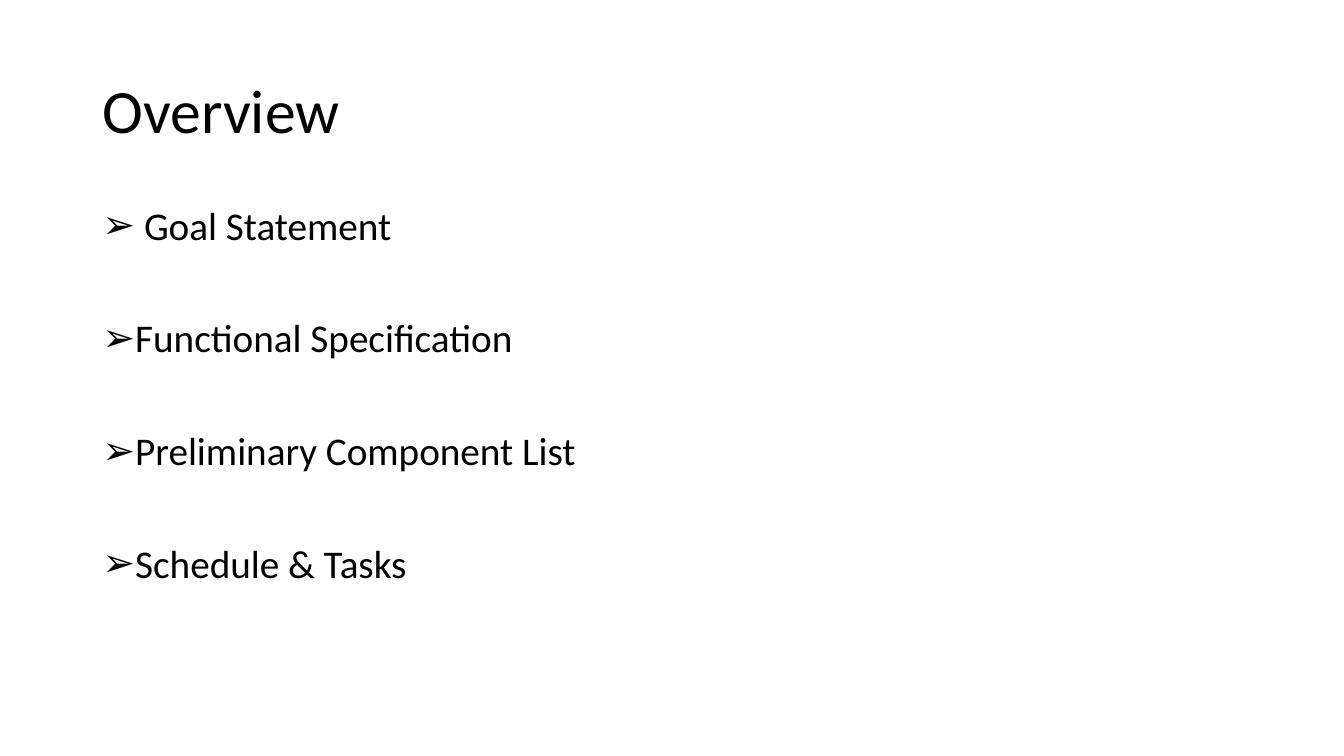
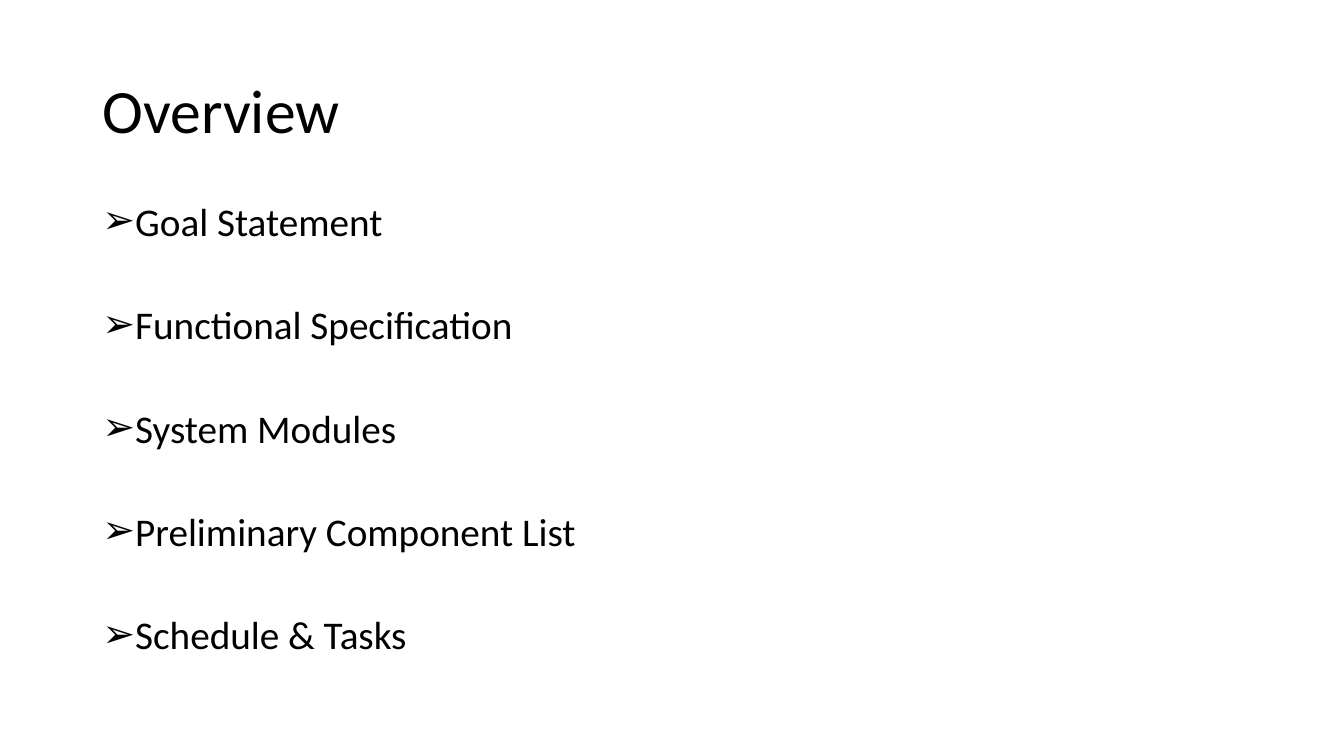
Before and after one commit to hpetre/COEN-6711, a slide deck: slide 2 of Documents/project_proposal_FINAL.pptx. Drawn at 1344x756 pixels with LibreOffice and Linux fonts; fonts in the diff are those of the drawing. Boxes give left, top, right and bottom in pixels: in the first picture for what was removed or moved away, otherwise in the second. Text is boxed around its words. In the diff, an @@ line names an element or a change of style, - is before the commit and + after.

```diff
--- a/Documents/project_proposal_FINAL.pptx
+++ b/Documents/project_proposal_FINAL.pptx
@@ text at box(135, 208, 575, 650): line spacing 0.9 to 0.8 @@
@@ text at box(135, 415, 396, 450): paragraph added @@
+➢ System Modules
```
Also in this commit, not shown: 3 other slides changed.
